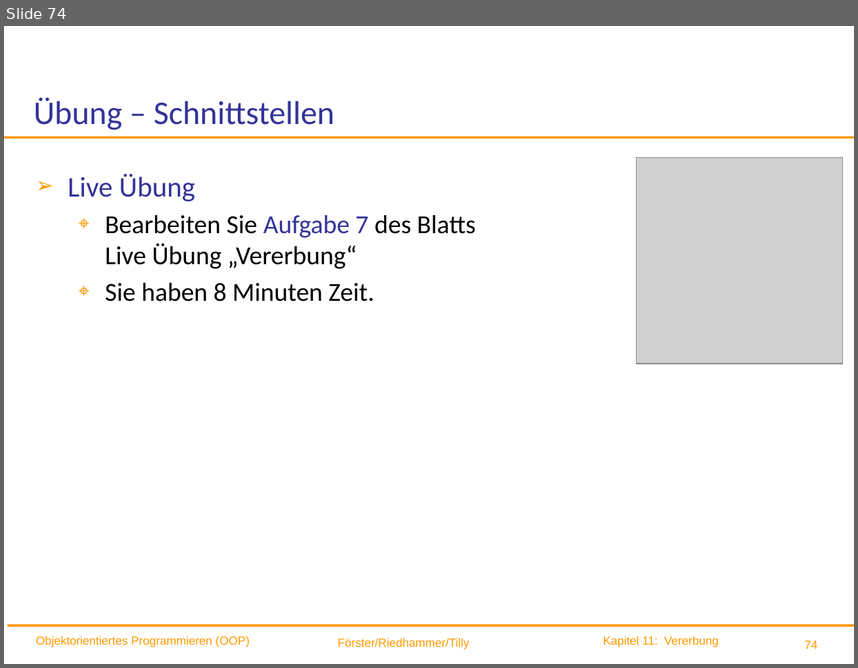
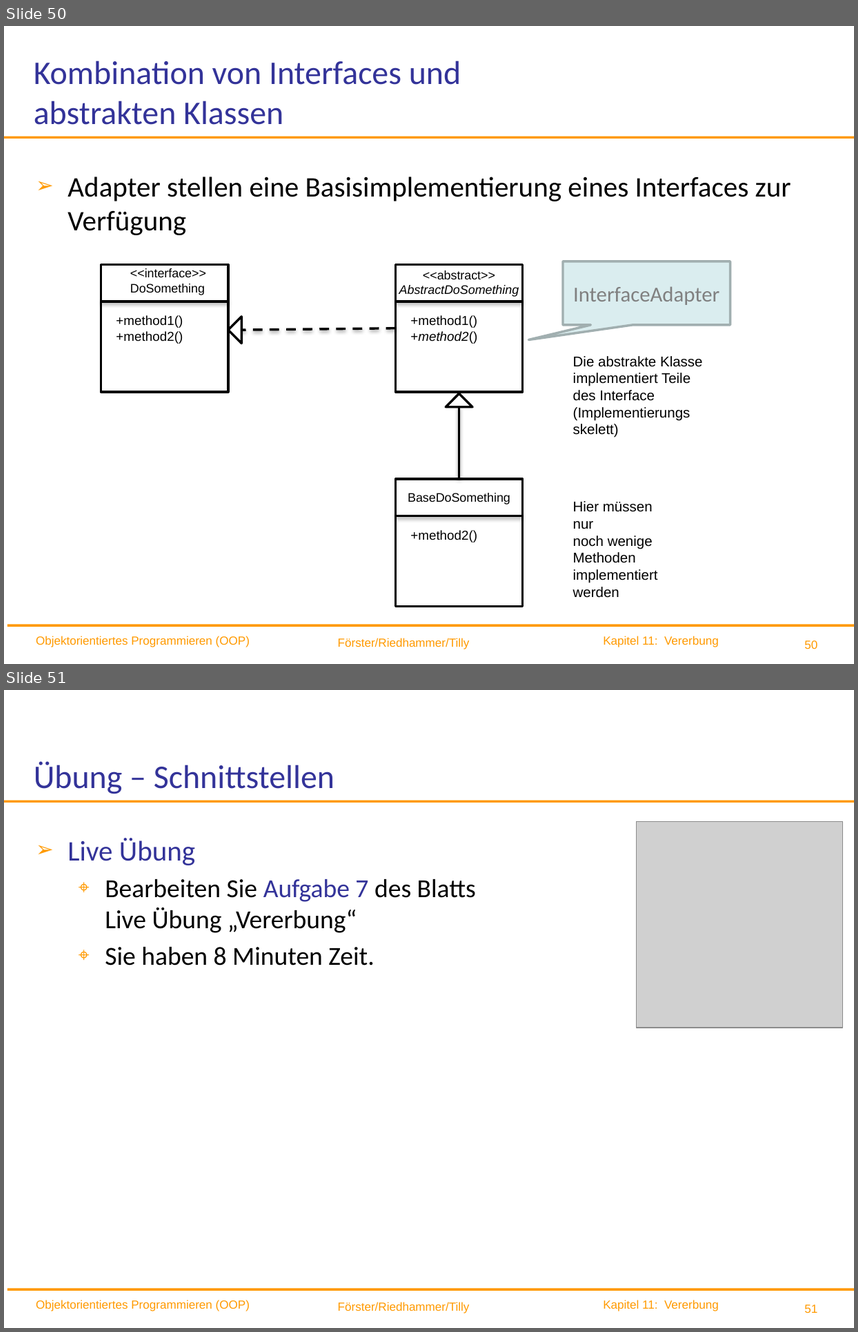
Before and after one commit to ingexue/hsro-wif-oop.github.io, a slide deck: 11-vererbung/vererbung.pptx. Shown one above the other, each under a label of ours: slide 74 before the commit, slides 50 and 51 after it. The pictures are 858x668 and 858x1332 pixels, drawn with LibreOffice and Linux fonts; fonts in the diff are those of the drawing; grey boxes stand for pictures; background and template pictures are left out. Boxes give left, top, right and bottom in pixels: in the first picture for what was removed or moved away, otherwise in the second. Text is boxed around its words. In the diff, an @@ line names an element or a change of style, - is before the commit and + after.

```diff
--- a/11-vererbung/vererbung.pptx
+++ b/11-vererbung/vererbung.pptx
@@ slide 50 added at [4, 26, 854, 664], background #FFFFFF; not listed: 6 template elements that a slide beside it also shows @@
@@ title added at [34, 60, 461, 125], 28 pt, text #333399 @@
+Kombination von Interfaces und abstrakten Klassen
@@ text added at [67, 176, 791, 235], 24 pt, text #000000 @@
+➢ Adapter stellen eine Basisimplementierung eines Interfaces zur Verfügung
@@ rectangle added at [101, 265, 228, 392], fill #FFFFFF, outline #000000 2 pt @@
@@ text added at [130, 268, 206, 295], 10.5 pt, text #000000 @@
+<<interface>>
+DoSomething
@@ rectangle added at [396, 265, 524, 392], fill #FFFFFF, outline #000000 2 pt @@
@@ text added at [399, 270, 519, 296], 10.5 pt, text #000000, italic @@
+<<abstract>>
+AbstractDoSomething
@@ speech box added at [562, 261, 730, 325], fill #DAEDEF, outline #A1AFB1 2 pt, 18 pt, text #808080 @@
+InterfaceAdapter
@@ line added from (101, 301) to (228, 301), #000000 2 pt @@
@@ text added at [116, 315, 183, 343], 11 pt, text #000000 @@
++method1()
++method2()
@@ line added from (396, 301) to (523, 301), #000000 2 pt @@
@@ text added at [410, 315, 477, 343], 11 pt, text #000000 @@
++method1()
++method2()
@@ triangle added at [228, 316, 241, 343], fill #FFFFFF, outline #000000 2 pt @@
@@ line added from (396, 328) to (242, 330), #000000 2 pt dashed @@
@@ text added at [573, 356, 703, 437], 12 pt, text #000000 @@
+Die abstrakte Klasse
+implementiert Teile des Interface (Implementierungs
+skelett)
@@ triangle added at [446, 393, 473, 407], fill #FFFFFF, outline #000000 2 pt @@
@@ line added from (459, 407) to (459, 478), #000000 2 pt @@
@@ rectangle added at [396, 478, 524, 606], fill #FFFFFF, outline #000000 2 pt @@
@@ text added at [408, 492, 510, 504], 10.5 pt, text #000000 @@
+BaseDoSomething
@@ text added at [573, 501, 658, 597], 12 pt, text #000000 @@
+Hier müssen nur
+noch wenige Methoden
+implementiert
+werden
@@ line added from (396, 516) to (523, 516), #000000 2 pt @@
@@ text added at [410, 530, 477, 542], 11 pt, text #000000 @@
++method2()
@@ what was slide 74 is now slide 51 @@
@@ page number at [804, 1304, 818, 1312]: text changed @@
-74
+51
```
Also in this commit, not shown: 11 slides changed, 10 other slides added, 34 slides removed, 11 other files.
